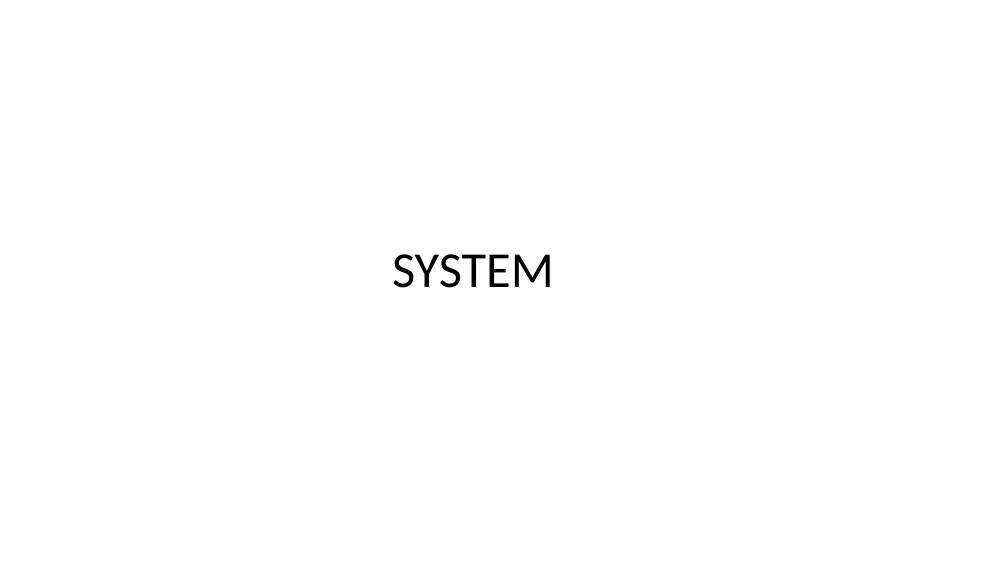
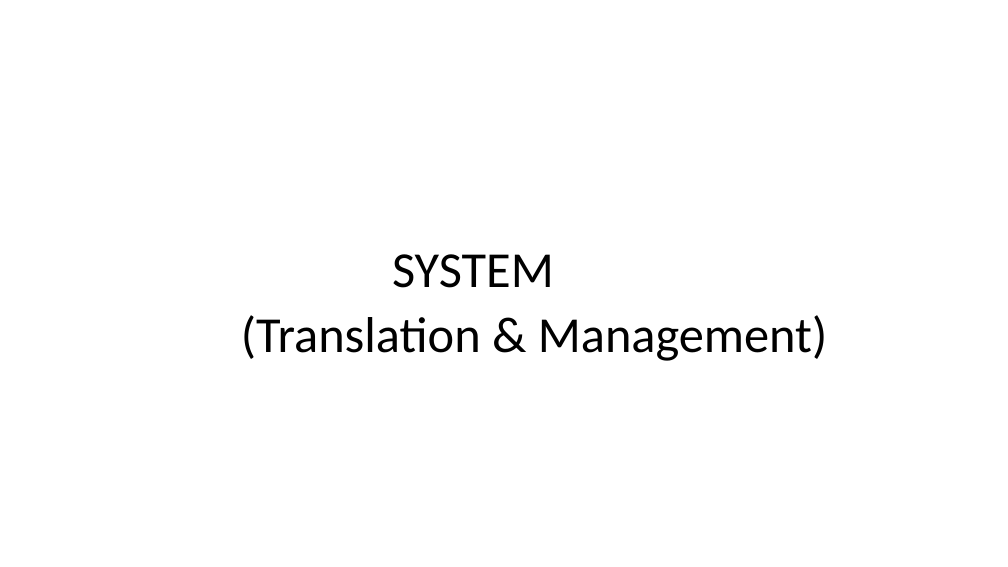
Before and after one commit to Contingent-Systems/vkern_paper, a slide deck: slide 2 of loca_virt_draft.pptx. Drawn at 1008x567 pixels with LibreOffice and Linux fonts; fonts in the diff are those of the drawing. Boxes give left, top, right and bottom in pixels: in the first picture for what was removed or moved away, otherwise in the second. Text is boxed around its words. In the diff, an @@ line names an element or a change of style, - is before the commit and + after.

```diff
--- a/loca_virt_draft.pptx
+++ b/loca_virt_draft.pptx
@@ text at box(241, 315, 827, 361): paragraph added @@
+(Translation & Management)
```
Also in this commit, not shown: 7 other slides changed.
